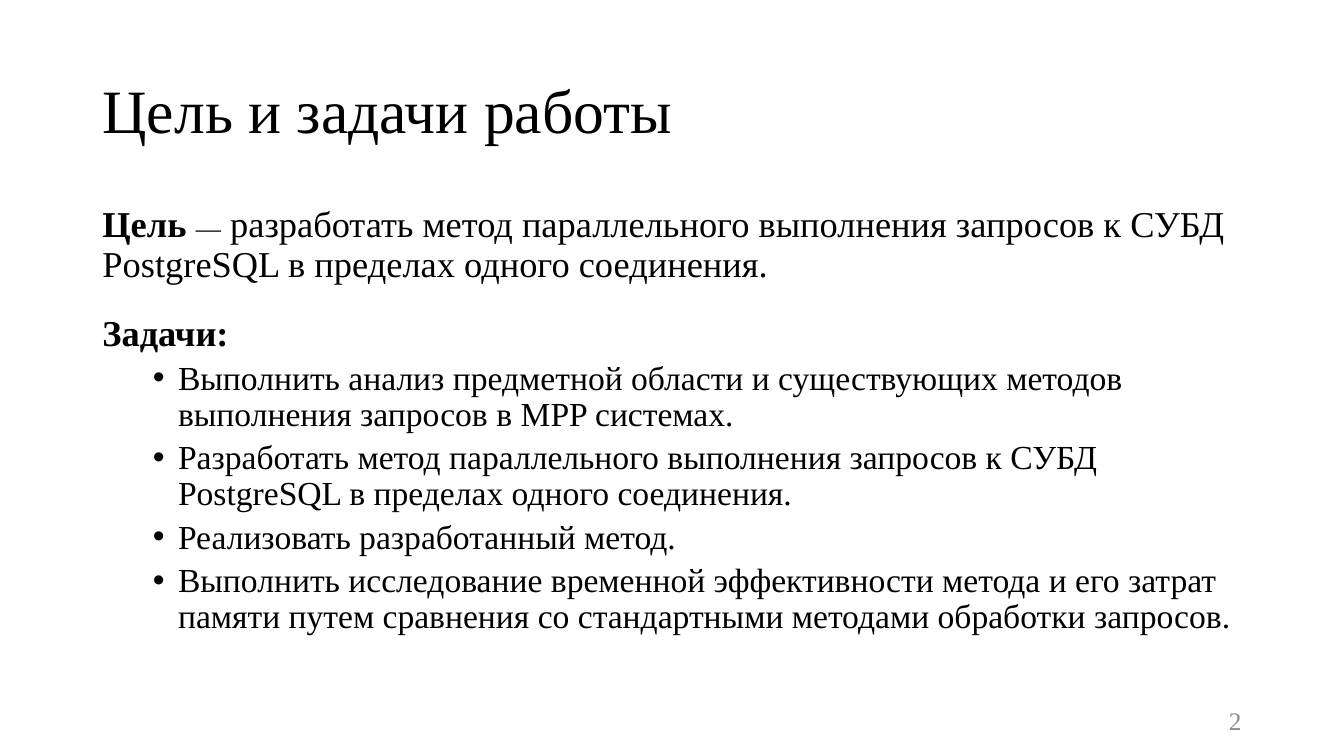
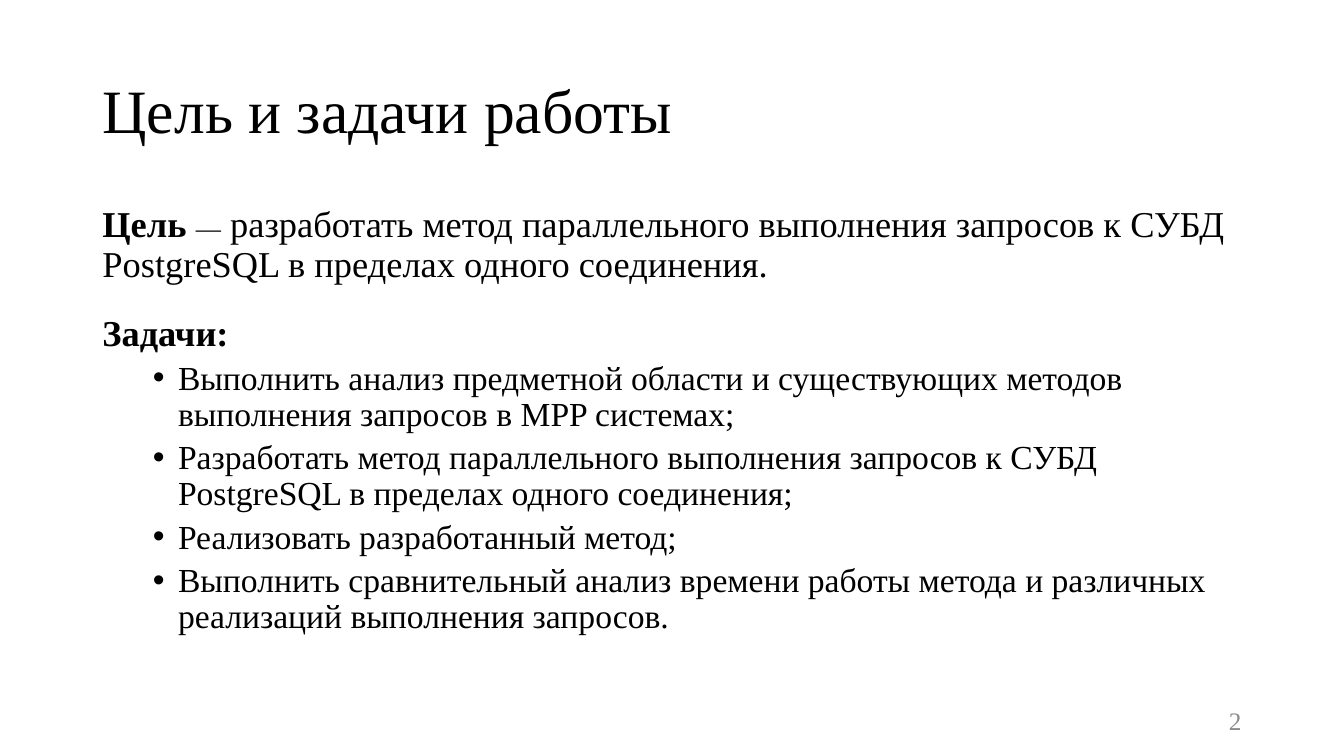
Before and after one commit to platosha-git/Diplom-theory, a slide deck: slide 2 of Презентация.pptx. Drawn at 1344x756 pixels with LibreOffice and Linux fonts; fonts in the diff are those of the drawing. Boxes give left, top, right and bottom in pixels: in the first picture for what was removed or moved away, otherwise in the second. Text is boxed around its words. In the diff, an @@ line names an element or a change of style, - is before the commit and + after.

```diff
--- a/Презентация.pptx
+++ b/Презентация.pptx
@@ text at (x1=178, y1=366, x2=1206, y2=635): text changed @@
-  • Выполнить анализ предметной области и существующих методов выполнения запросов в MPP системах.
-  • Разработать метод параллельного выполнения запросов к СУБД PostgreSQL в пределах одного соединения.
-  • Реализовать разработанный метод.
-  • Выполнить исследование временной эффективности метода и его затрат памяти путем сравнения со стандартными методами обработки запросов.
+  • Выполнить анализ предметной области и существующих методов выполнения запросов в MPP системах;
+  • Разработать метод параллельного выполнения запросов к СУБД PostgreSQL в пределах одного соединения;
+  • Реализовать разработанный метод;
+  • Выполнить сравнительный анализ времени работы метода и различных реализаций выполнения запросов.
```
Also in this commit, not shown: 11 other slides changed, 2 slides added, 4 slides removed, 20 other files.
